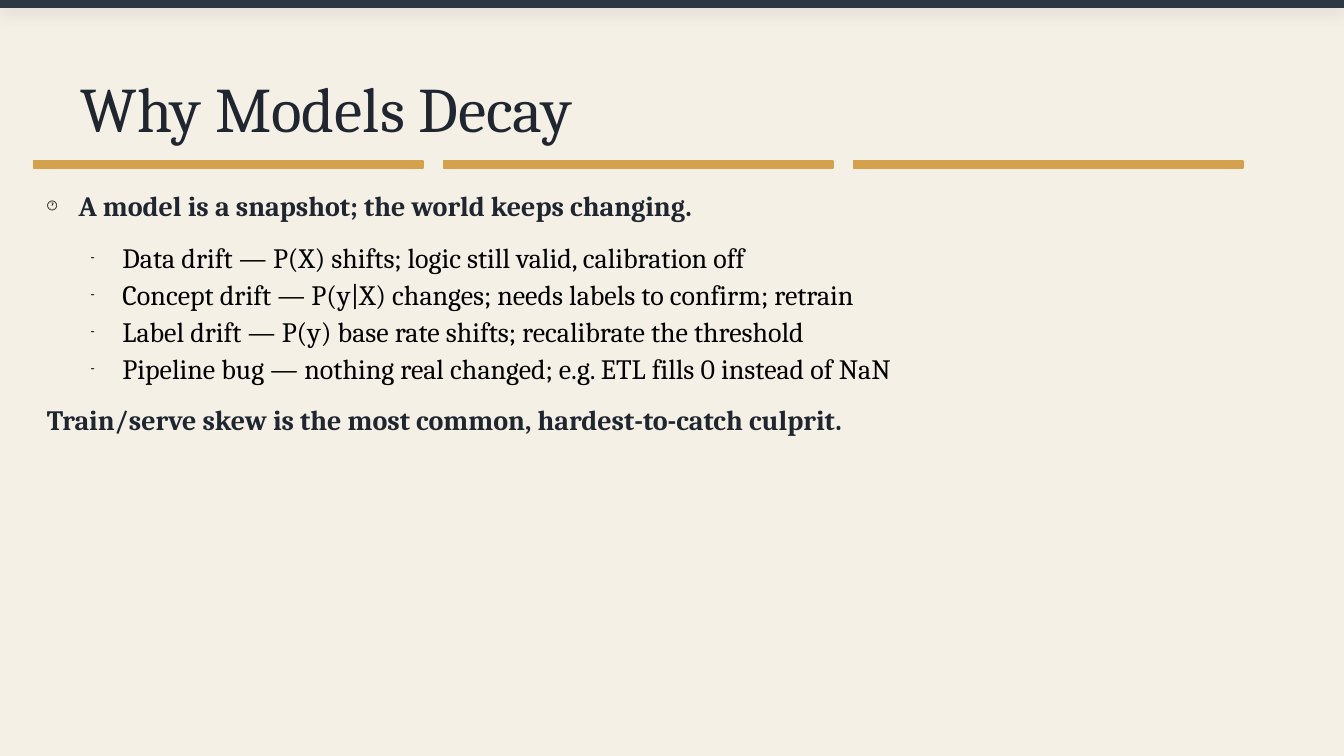
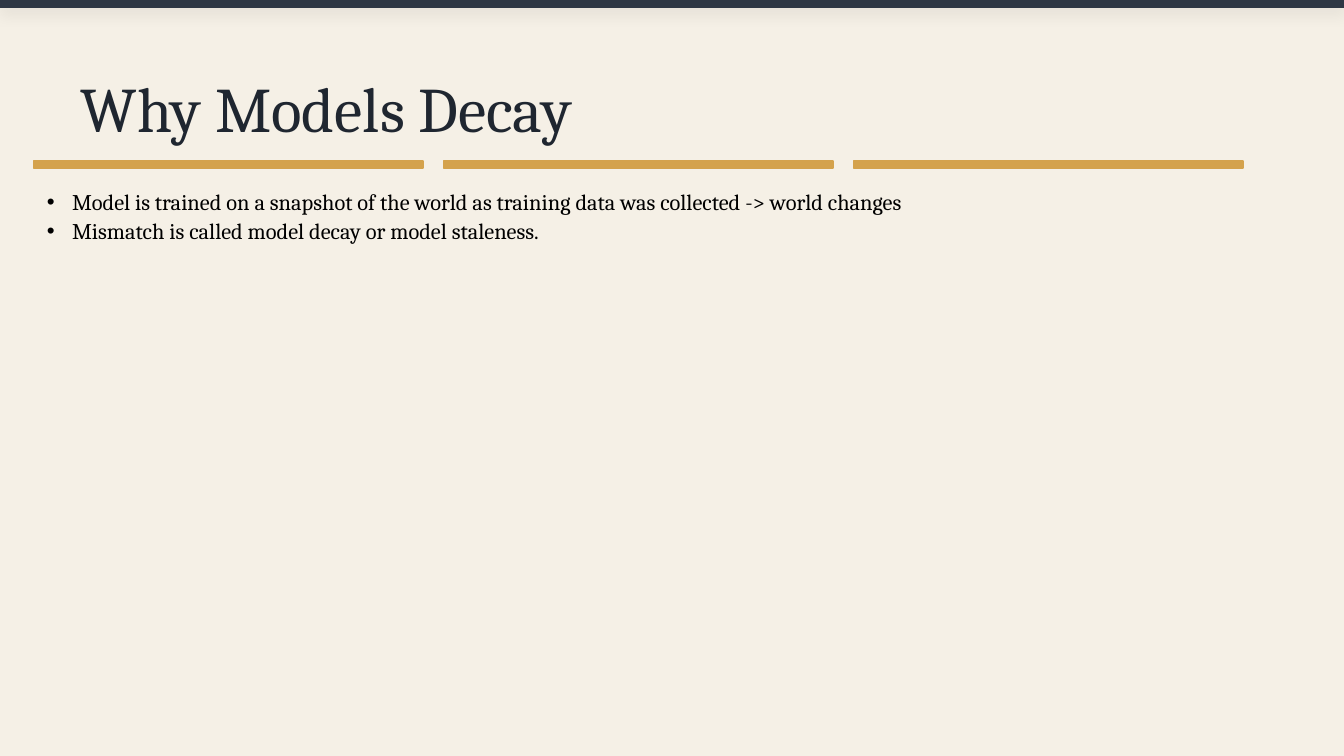
Before and after one commit to davejeon/dsr_ml_ops, a slide deck: slide 34 of day2_slides.pptx (slide 12 before the commit). Drawn at 1344x756 pixels with LibreOffice and Linux fonts; fonts in the diff are those of the drawing. Boxes give left, top, right and bottom in pixels: in the first picture for what was removed or moved away, otherwise in the second. Text is boxed around its words. In the diff, an @@ line names an element or a change of style, - is before the commit and + after.

```diff
--- a/day2_slides.pptx
+++ b/day2_slides.pptx
@@ text at bbox=[72, 194, 901, 244]: text changed; size 15 to 12 pt @@
-🕐 A model is a snapshot; the world keeps changing.
-– Data drift — P(X) shifts; logic still valid, calibration off
-– Concept drift — P(y|X) changes; needs labels to confirm; retrain
-– Label drift — P(y) base rate shifts; recalibrate the threshold
-– Pipeline bug — nothing real changed; e.g. ETL fills 0 instead of NaN
-Train/serve skew is the most common, hardest-to-catch culprit.
+• Model is trained on a snapshot of the world as training data was collected -> world changes
+• Mismatch is called model decay or model staleness.
```
Also in this commit, not shown: 16 other slides changed, 31 slides added, 1 slide removed, 2 other files.
